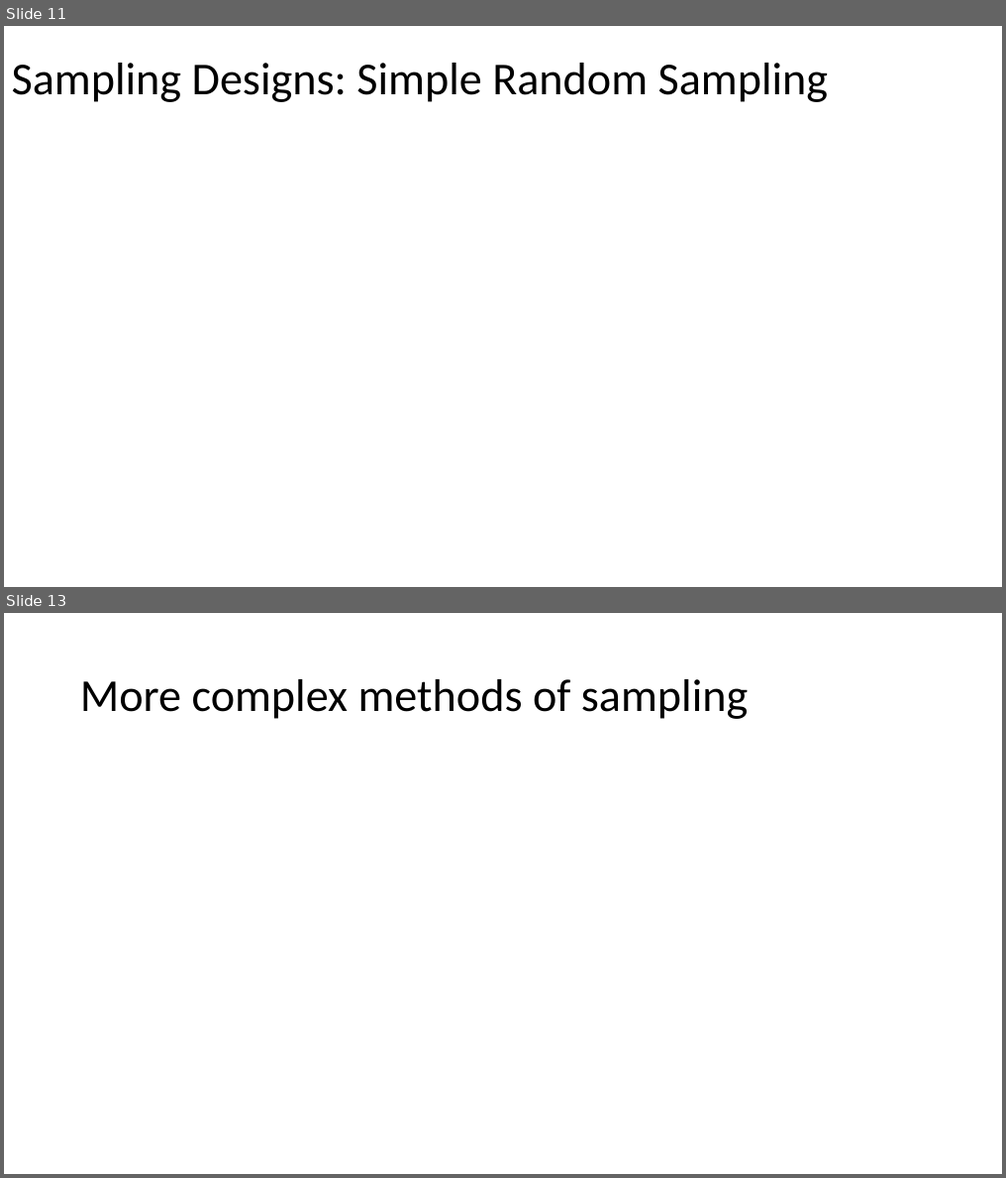
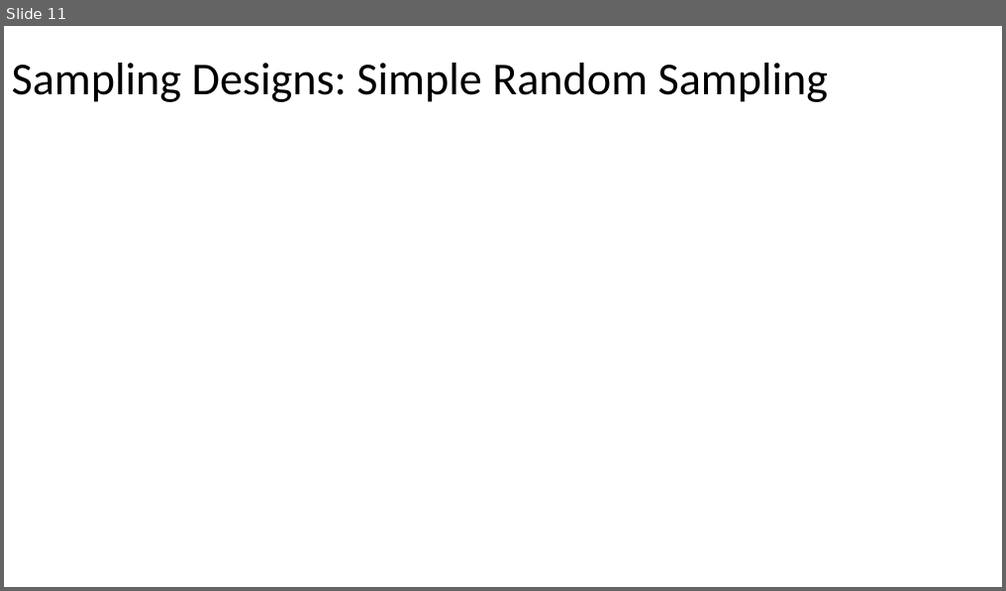
Before and after one commit to Jarred6068/UI_STAT251-03_Spring_2024, a slide deck: docs/lecture_slides/Week 5/Week5_Lecture9_Slides_2_9_2024.pptx. Shown one above the other, each under a label of ours: slides 11 and 13 before the commit, slide 11 after it; the slides between them are not shown. The pictures are 1006x1178 and 1006x591 pixels, drawn with LibreOffice and Linux fonts; fonts in the diff are those of the drawing; grey boxes stand for pictures. Boxes give left, top, right and bottom in pixels: in the first picture for what was removed or moved away, otherwise in the second. Text is boxed around its words. In the diff, an @@ line names an element or a change of style, - is before the commit and + after.

```diff
--- a/docs/lecture_slides/Week 5/Week5_Lecture9_Slides_2_9_2024.pptx
+++ b/docs/lecture_slides/Week 5/Week5_Lecture9_Slides_2_9_2024.pptx
@@ slide 13 removed at (x1=4, y1=613, x2=1002, y2=1174), background #FFFFFF @@
@@ title removed at (x1=80, y1=679, x2=747, y2=719) @@
-More complex methods of sampling
```
Also in this commit, not shown: 8 other slides removed, 1 other file.
